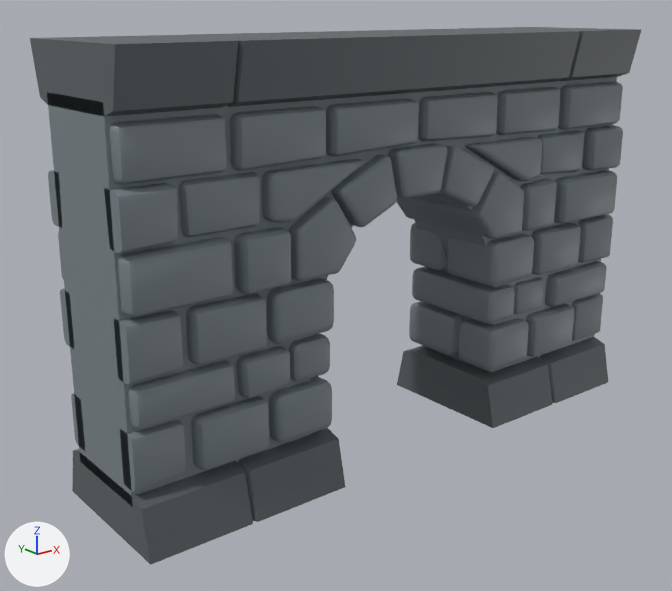
The OBJ model assets/meshlib/dungeon/wall_door.obj, before and after one commit.
One viewpoint serves both versions: a 50 mm lens placed at (-5.88, -6.7, 4.26), pointed at (-0.41, 0.13, 1.52). The axes (+X, +Y, +Z) are drawn at lower left. The lights are the same throughout. The older version comes first. Where no turn or scale is listed for an object, it has been applied to the vertices.

The first picture shows 'wall_door_Cube.2614'.
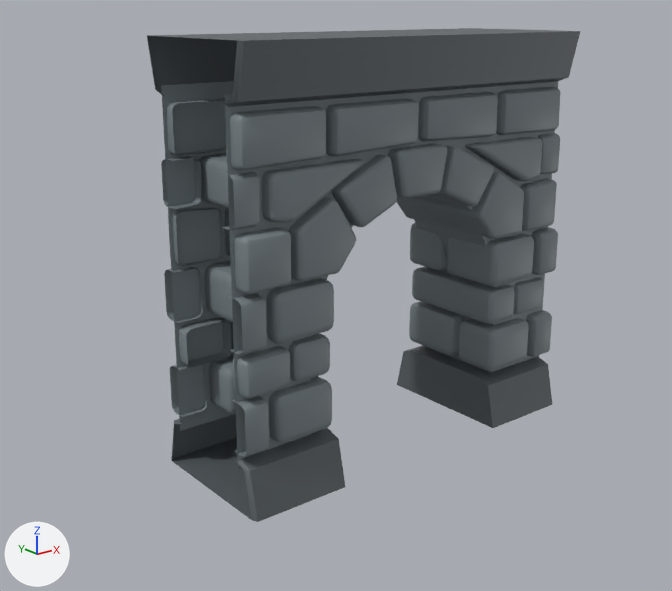
What changed in the scene script:
```text
Change me_wall_door_cube_2614:
    used by ob_wall_door_cube_2614; location = (0.0, 0.0, 0.0)
    remove me_wall_door_cube_2614.from_pydata(...)  # 5008 vertices, 4632 faces; spans x -3.0..3.0, y -0.75..0.75, z 0.0..4.0
    add me_wall_door_cube_2614.from_pydata(...)  # 3398 vertices, 3160 faces, 4 loose edges; spans x -2.0..2.0, y -0.75..0.75, z 0.0..4.0
    me_wall_door_cube_2614 part 1: 24 loose pieces with 1272 vertices, spanning x -3.0..3.0, y -0.67..0.67, z 0.55..3.45, are deleted
    me_wall_door_cube_2614 part 2: 4 vertices moved from x 2.01..2.37, y 0.49..0.54, z 0.49..1.97 to x 2.0, y 0.48..0.54, z 0.56..1.97; 234 vertices removed from x 2.01..3.0, y -0.75..0.75, z 0.0..4.0; 67 vertices added at x 2.0, y -0.64..0.64, z 0.4..3.6
    me_wall_door_cube_2614 part 3: 238 vertices removed from x -3.0..-2.01, y -0.75..0.75, z 0.0..4.0; 67 vertices added at x -2.0, y -0.64..0.64, z 0.4..3.6
```

Pixel boxes (x1, y1, x2, y2) of what changed, in the pictures (672 x 591 px):
'wall_door_Cube.2614', reshaped (29% narrower, 8% shorter)
    before: (30, 27, 641, 565)
    after: (147, 28, 580, 522)
part 1 of me_wall_door_cube_2614, deleted
    before: (48, 82, 623, 492)
part 2 of me_wall_door_cube_2614, cut back
    before: (481, 27, 641, 403)
    after: (490, 81, 560, 373)
part 3 of me_wall_door_cube_2614, cut back
    before: (30, 36, 311, 565)
    after: (161, 81, 311, 470)
